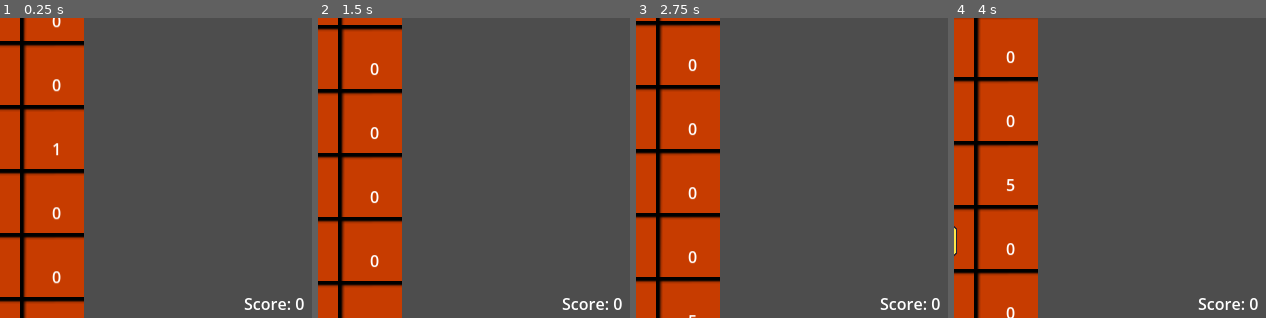
Above: before the commit, frames 1-4 (left to right).
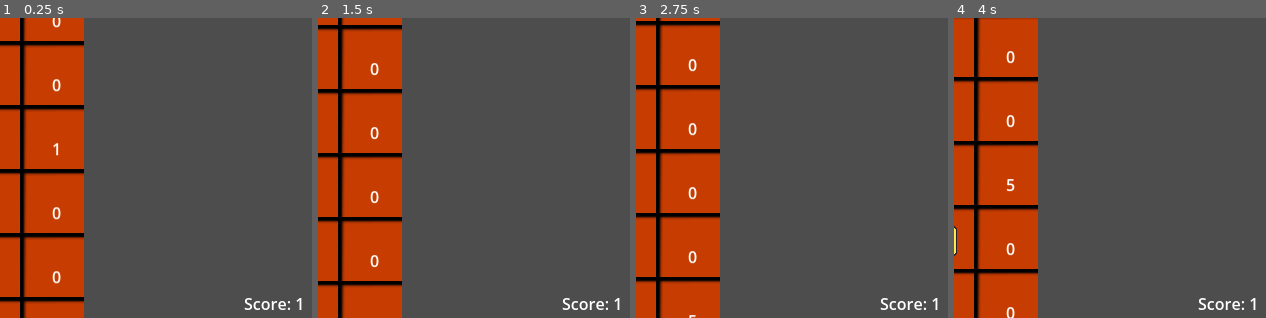
Above: after the commit, the same moments.

Repository: DogeMastr/GMTK2026
Game: Godot game, scene res://Scenes/Game/Game.tscn
The game is run twice, just before and just after one commit, with the same random seed, the same clock (stepped at 60 frames per second) and the same inputs. The engine's default icon, where the game draws it, is replaced by a stand-in: a white triangle on a blue panel in a dark square.
Inputs (mouse positions are % of the whole screen's width and height, from its top left):
- Up to frame 1 (0.25 s): no input
- Up to frame 2 (1.5 s): move the mouse to (85, 45) at 0.52 s; hold D (player_right) 0.53-1.25 s; tap 5 (5) at 0.6 s; click (85, 45) at 0.67 s; drag from (31, 55) to (6, 3) at 1.27 s
- Up to frame 3 (2.75 s): move the mouse to (69, 28) at 2.02 s; hold D (player_right) from 2.03 s (still down); tap 2 (2) at 2.1 s; tap 5 (5) at 2.3 s
- Up to frame 4 (4 s): release D (player_right) at 2.75 s; drag from (50, 70) to (16, 2) at 2.77 s; move the mouse to (95, 65) at 3.52 s; hold A (player_left) from 3.53 s (still down); tap 4 (4) at 3.6 s; tap 5 (5) at 3.8 s
The pictures show only the part of the screen within x 39-89%, y 17-67%; the shares and areas given below are measured in that part.

The runs differ from the first frame. In frame 1, less than 0.1% of the frame differs, in the area x 94-98%, y 93-98%; in frame 2, less than 0.1%; in frame 3, less than 0.1%; in frame 4, less than 0.1%.

Commit message:
Destroying objects bug fix

Diff:
--- a/Scenes/Game/game.gd
+++ b/Scenes/Game/game.gd
@@ -53,7 +53,8 @@
 			flow_lava(EventBus.current_row)
 			EventBus.mole_dies.emit()
 			break
-		row_tile.type = 0
+		if not row_tile.type == 5 and not row_tile.has_mole:
+			row_tile.type = 0
 
 
 func flow_lava(row):
